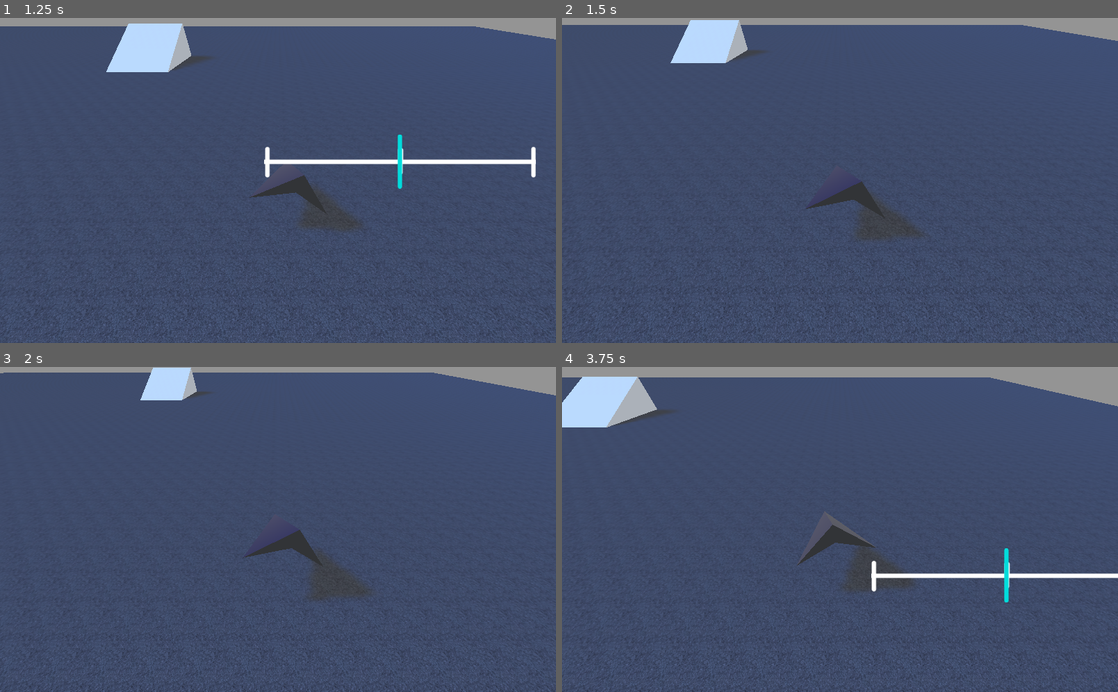
Above: before the commit, frames 1-4 (two rows, left to right).
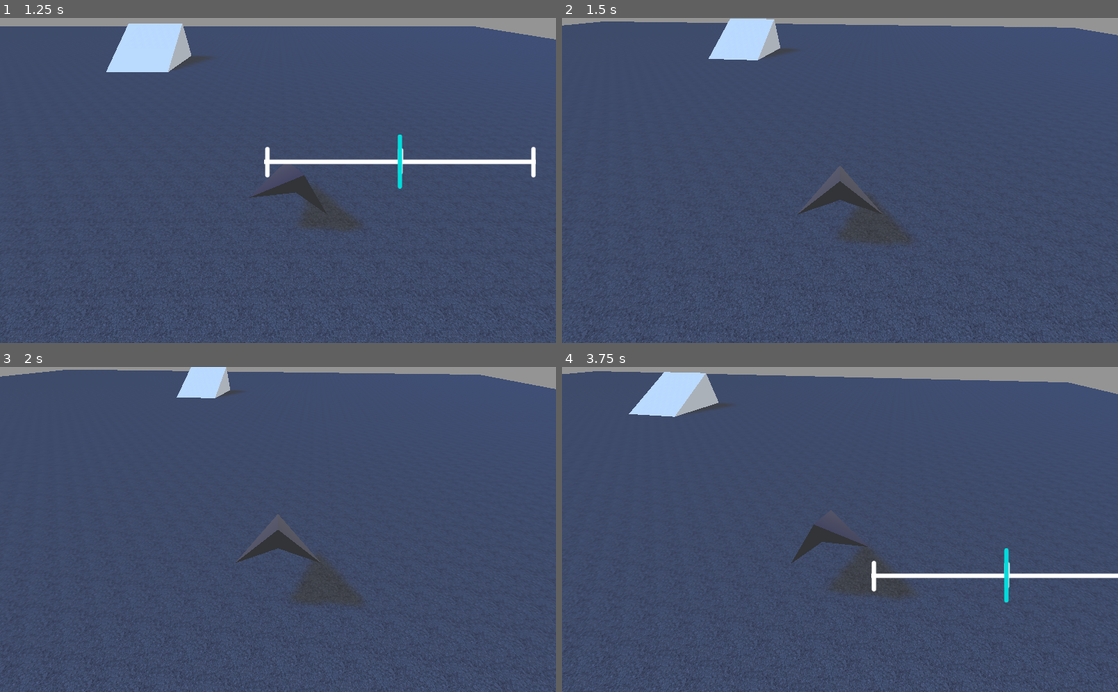
Above: after the commit, the same moments.

Repository: clemetayer/RacingGame
Game: Godot game, scene res://Scenes/Tracks/TestTrack.tscn
Same seed, same stepped clock (60 frames per second), same inputs: the game is played once before the commit and once after it. The project has no main scene, so this scene is started directly.
Inputs (mouse positions are in pixels of both pictures, inside the frame that each line leads up to):
- Up to frame 1 (1.25 s): move the mouse to (400, 164) at 0.52 s; press the mouse at (400, 164) at 0.53 s; hold D (Right) from 0.53 s (still down); tap Shift (Steer, bound only after the commit) at 0.8 s
- Up to frame 2 (1.5 s): move the mouse to (728, 196) at 1.27 s; release D (Right) at 1.28 s; release the mouse at (728, 196) at 1.28 s; hold S (Backward) from 1.28 s (still down); tap Shift (Steer, bound only after the commit) at 1.35 s
- Up to frame 3 (2 s): keep holding S (Backward); click (166, 545) at 1.55 s
- Up to frame 4 (3.75 s): move the mouse to (895, 458) at 2.02 s; release S (Backward) at 2.03 s; press the mouse at (895, 458) at 2.03 s; hold D (Right) 2.03-2.78 s; tap Shift (Steer, bound only after the commit) at 2.3, 2.85 s; move the mouse to (812, 594) at 2.77 s; release the mouse at (812, 594) at 2.78 s; hold Z (Forward) 2.78-3.53 s; click (812, 594) at 3.05 s; move the mouse to (1006, 578) at 3.52 s; press the mouse at (1006, 578) at 3.53 s; hold Q (Left) from 3.53 s (still down)

Frame 1 is identical in both runs. In frame 2, 4.8% of the frame differs, in the area x 0-100%, y 0-100%; in frame 3, 4.0%; in frame 4, 6.7%, in the area x 0-100%, y 1-100%.

Commit message:
added sliding and steering + better camera

Diff:
--- a/RacingGame/Scripts/Cars/TriangleCar.gd
+++ b/RacingGame/Scripts/Cars/TriangleCar.gd
@@ -8,51 +8,47 @@
 export var MAX_ROT_TILT = PI/12
 # Tilt speed for turning left or right
 export var TILT_SPEED = PI/96
-# Rotation sensitivity when drifting
+# Rotation (for the car) sensitivity when drifting
 export var DRIFT_SENSITIVITY = PI/12
+# Rotation speed of the movement vector when drifting
+export var DRIFT_SLIDE = 40
 
+# Direction towards the car is supposed to go
 var direction = Vector3()
+# Real direction of the car + levitation
+var velocity = Vector3()
+# Rotation of the car (in radians) in the world basis
 var rot = Vector3()
+# Rotation of the movement vector (to get a sliding feeling)
+var mvRot = Vector3()
+# Epsilon for all rotations
+var epsilon = PI/100 # ~= 0 degrees : to avoid very small rotations making the car look blurry around 0 degrees
+# Gravity
 var gravity = -10
-var velocity = Vector3()
+# Position of the mouse when clicked
 var baseMousePos = null
 
 # Called when the node enters the scene tree for the first time.
 func _ready():
 	rot = Vector3(0,0,0)
+	mvRot = Vector3(0,0,0)
 
 # Called every frame. 'delta' is the elapsed time since the previous frame.
 func _physics_process(delta):
 	direction = Vector3(0,0,0)
-	if(Input.is_action_pressed("Forward")):
-		direction.x += cos(rot.y + PI)
-		direction.z += sin(rot.y)
-	if(Input.is_action_pressed("Backward")):
-		direction.x += cos(rot.y)
-		direction.z += sin(rot.y + PI)
-	if(Input.is_action_pressed("Left")):
-		direction.x += sin(rot.y)
-		direction.z += cos(rot.y)
-		rot.x += computeTiltRotation(-1)
-	elif(Input.is_action_pressed("Right")):
-		direction.x += sin(rot.y + PI)
-		direction.z += cos(rot.y + PI)
-		rot.x += computeTiltRotation(1)
-	else: # center
-		rot.x += computeTiltRotation(0)
-	if(Input.is_action_pressed("Drift")):
-		rot.y += - (get_node("UI/MouseGauge").computeDriftAmount() * DRIFT_SENSITIVITY)
-#		print("drifting : ", get_node("UI/MouseGauge").computeDriftAmount())
-	elif(Input.is_action_just_released("Drift")):
-		get_node("UI/MouseGauge").hideGauge()
+	computeMovementAngle()
+
+	inputManagement()
 
 	direction = direction.normalized()
 	direction *= SPEED * delta
 
+	mvRot.x = fmod(mvRot.x,2*PI)
+	mvRot.y = fmod(mvRot.y,2*PI)
+	mvRot.z = fmod(mvRot.z,2*PI)
 	rot.x = fmod(rot.x,2*PI)
 	rot.y = fmod(rot.y,2*PI)
 	rot.z = fmod(rot.z,2*PI)
-
 	set_rotation(rot)
 
 	velocity.y += gravity * delta
@@ -65,9 +61,38 @@
 
 	velocity = move_and_slide(velocity,Vector3(0,3,0))
 
-# computes the direction rotation of a tilt with direction (-1 for left, 0 for center, 1 for right)
+func inputManagement():
+	if(Input.is_action_pressed("Forward")):
+		direction.x += cos(mvRot.y + PI)
+		direction.z += sin(mvRot.y)
+	if(Input.is_action_pressed("Backward")):
+		direction.x += cos(mvRot.y)
+		direction.z += sin(mvRot.y + PI)
+	if(Input.is_action_pressed("Left")):
+		direction.x += sin(mvRot.y)
+		direction.z += cos(mvRot.y)
+		rot.x += computeTiltRotation(-1)
+	elif(Input.is_action_pressed("Right")):
+		direction.x += sin(mvRot.y + PI)
+		direction.z += cos(mvRot.y + PI)
+		rot.x += computeTiltRotation(1)
+	else: # center
+		rot.x += computeTiltRotation(0)
+	if(Input.is_action_pressed("Drift")):
+		rot.y += - (get_node("UI/MouseGauge").computeDriftAmount() * DRIFT_SENSITIVITY)
+#		print("drifting : ", get_node("UI/MouseGauge").computeDriftAmount())
+	elif(Input.is_action_just_released("Drift")):
+		get_node("UI/MouseGauge").hideGauge()
+
+# computes the direction the car will move
+func computeMovementAngle():
+	if(Input.is_action_pressed("Steer") or (abs(mvRot.y - rot.y) < epsilon)):
+		mvRot.y = rot.y
+	else:
+		mvRot.y += (rot.y - mvRot.y)/DRIFT_SLIDE
+
+# computes the rotation of a tilt with direction (-1 for left, 0 for center, 1 for right)
 func computeTiltRotation(direction):
-	var epsilon = 3 # ~= 0 degrees : to avoid very small rotations making the car look blurry around 0 degrees
 	if(direction == -1): # left
 		if(rot.x > MAX_ROT_TILT):
 			return 0
--- a/RacingGame/Scripts/Other/Camera.gd
+++ b/RacingGame/Scripts/Other/Camera.gd
@@ -21,11 +21,9 @@
 # Called every frame. 'delta' is the elapsed time since the previous frame.
 func _physics_process(delta):
 	var targetPos = followThis.get_translation()
-#	var targetRot = followThis.get_rotation()
+	var targetRot = followThis.get_rotation()
 
-	var cameraPos = targetPos + Vector3(TARGET_DISTANCE,TARGET_HEIGHT,0)
-#	var cameraRot = Vector3(0,targetRot.y,0)
+	var cameraPos = targetPos + Vector3(cos(targetRot.y)*TARGET_DISTANCE, TARGET_HEIGHT, sin(targetRot.y + PI)*TARGET_DISTANCE)
 
 	set_translation(cameraPos)
-#	set_rotation(cameraRot)
 	look_at(targetPos,Vector3(0,1,0))
--- a/RacingGame/project.godot
+++ b/RacingGame/project.godot
@@ -45,6 +45,11 @@
 "events": [ Object(InputEventMouseButton,"resource_local_to_scene":false,"resource_name":"","device":0,"alt":false,"shi …(212 unchanged characters)…
  ]
 }
+Steer={
+"deadzone": 0.5,
+"events": [ Object(InputEventKey,"resource_local_to_scene":false,"resource_name":"","device":0,"alt":false,"shift":false,"control":false,"meta":false,"command":false,"pressed":false,"scancode":16777237,"unicode":0,"echo":false,"script":null)
+ ]
+}
 
 [layer_names]
 
